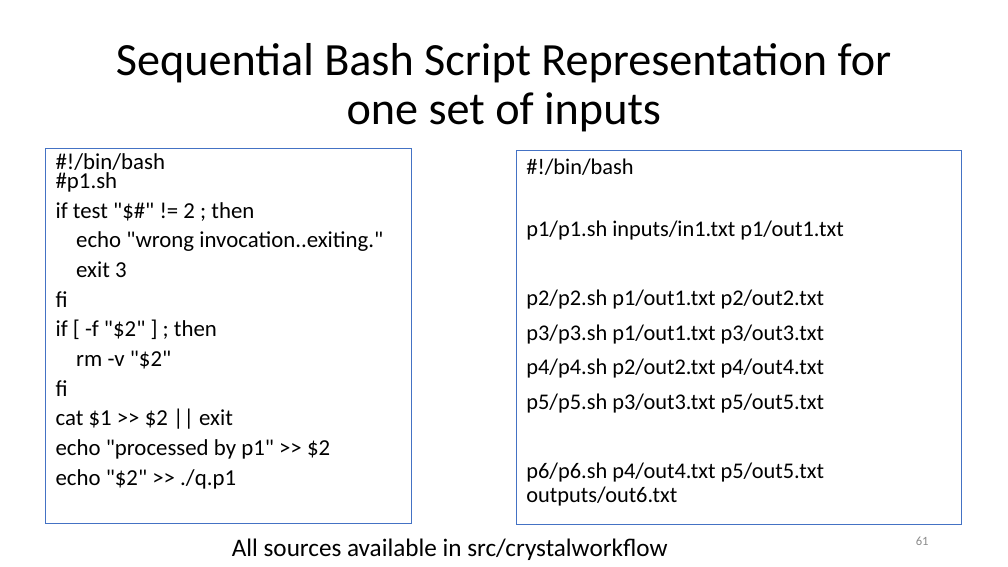
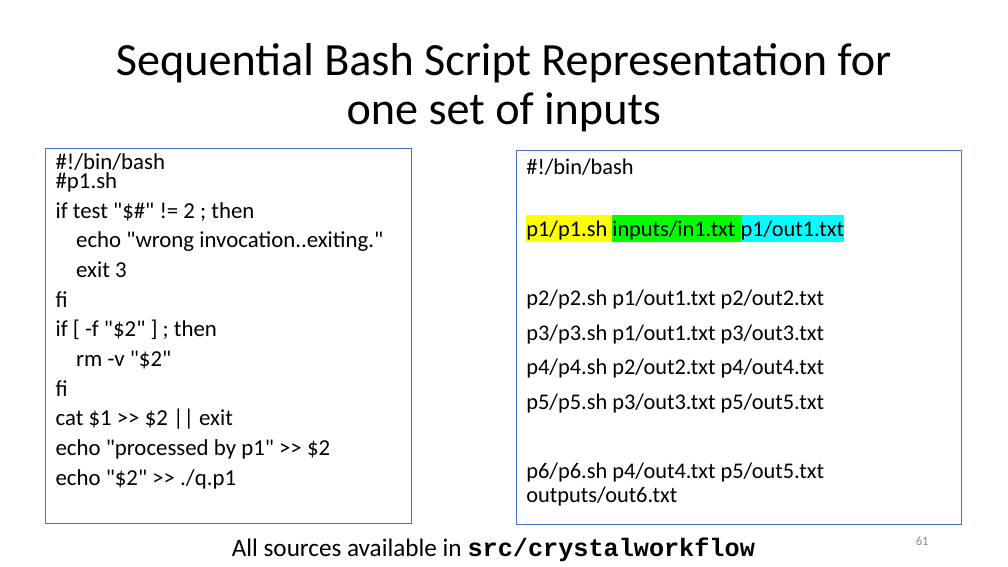
Before and after one commit to ketancmaheshwari/pearc24tut, a slide deck: slide 61 of gnu-parallel-tutorial.pptx. Drawn at 1008x567 pixels with LibreOffice and Linux fonts; fonts in the diff are those of the drawing. Boxes give left, top, right and bottom in pixels: in the first picture for what was removed or moved away, otherwise in the second. Text is boxed around its words. In the diff, an @@ line names an element or a change of style, - is before the commit and + after.

```diff
--- a/gnu-parallel-tutorial.pptx
+++ b/gnu-parallel-tutorial.pptx
@@ text at [526, 220, 844, 240]: highlight none to #FFFF00 in "p1/p1.sh"; highlight none to #00FF00 in "inputs/in1.txt"; highlight none to #00FFFF in "p1/out1.txt" @@
@@ text "All sources available in src/crystalworkflow" at [232, 537, 755, 562]: font Calibri to Courier New, bold on in "src/crystalworkflow" @@
```
Also in this commit, not shown: 3 other slides changed.
